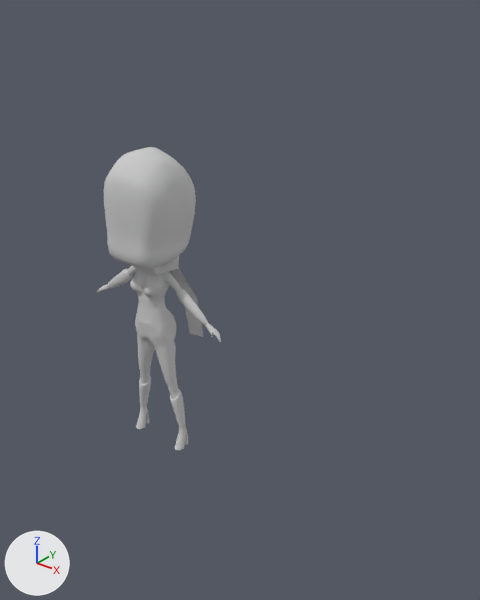
The FBX model Assets/Character_Main.FBX, before and after one commit.
One viewpoint serves both versions: a 50 mm lens placed at (1.188, -1.592, 2.001), pointed at (-0.123, 0.047, 0.984). Arrows for +X, +Y and +Z are at lower left; the lights stay in place. Where no turn or scale is listed for an object, it has been applied to the vertices.
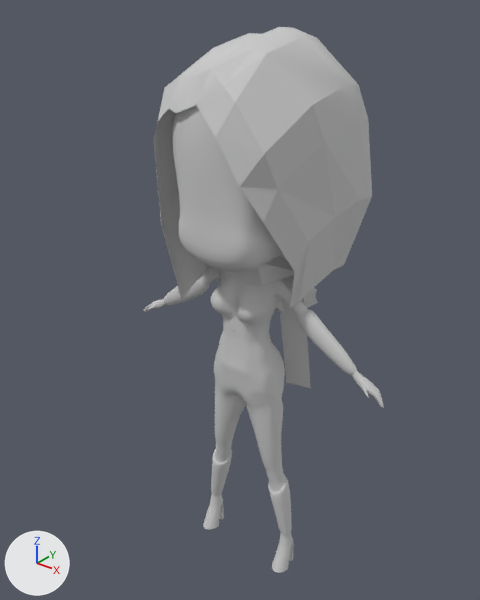
Pixel boxes (x1, y1, x2, y2) of what changed, in the pictures (480 x 600 px):
'Plane009', added: after (154, 27, 372, 308)
'Object002', moved, rescaled: before (104, 147, 196, 269); after (172, 105, 283, 272)
'Box001', added: after (144, 267, 384, 573)
'Box002', deleted: before (97, 256, 221, 450)
    faces in mat_01___default (its picture is missing): (97, 266, 221, 450)
    faces in mat_08___default__box002 (light grey #cacaca): (136, 256, 204, 337)
'Plane005', added: after (223, 254, 311, 389)
'Box003', added: after (275, 288, 318, 313)

What the commit changed:
Mesh me_mesh_1 is new.
It has 5702 vertices, 11348 faces and spans x -0.505..0.505, y -0.078..0.123, z -0.9..0.314.
It uses material mat_01___default (its picture is missing).
Mesh me_mesh_003 is new.
It has 49 vertices, 88 faces and spans x -0.117..0.117, y -0.067..0.152, z -0.129..0.071.
It uses material mat_01___default (its picture is missing).
Mesh me_mesh_004 is new.
It has 83 vertices, 140 faces and spans x -0.384..0.146, y -0.055..0.509, z -0.645..0.172.
It uses material mat_01___default (its picture is missing).
Mesh me_mesh_001_1 is new.
It has 22 vertices, 20 faces and spans x -0.091..0.18, y -0.03..0.24, z -0.496..0.088.
It uses material mat_01___default (its picture is missing).
Object 'Box002' (ob_box002) is deleted.
Object 'Object002' (ob_object002) moves from (-0.459, -0.034, 0.891) to (-0.005, -0.031, 0.915).
Object 'Object002' (ob_object002) is rescaled from (0.0551, 0.0761, 0.0624) to (0.0849, 0.117, 0.0962).
Object 'Box001' (ob_box001) is new; it shows me_mesh_1.
Its location is (-0.005, -0.08, 0.906).
Object 'Box003' (ob_box003) is new; it shows me_mesh_003.
Its location is (0.0, 0.056, 1.107).
Object 'Plane009' (ob_plane009) is new; it shows me_mesh_004.
Its location is (0.12, -0.222, 1.704).
Object 'Plane005' (ob_plane005) is new; it shows me_mesh_001_1.
Its location is (-0.026, -0.124, 1.186).
